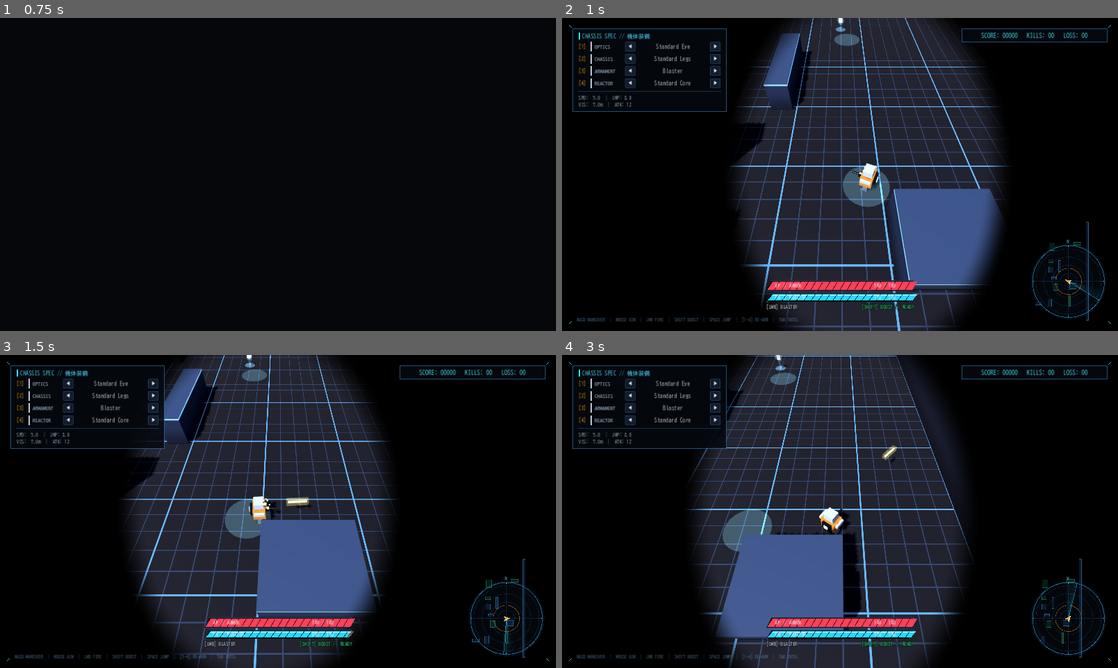
Above: before the commit, frames 1-4 (two rows, left to right).
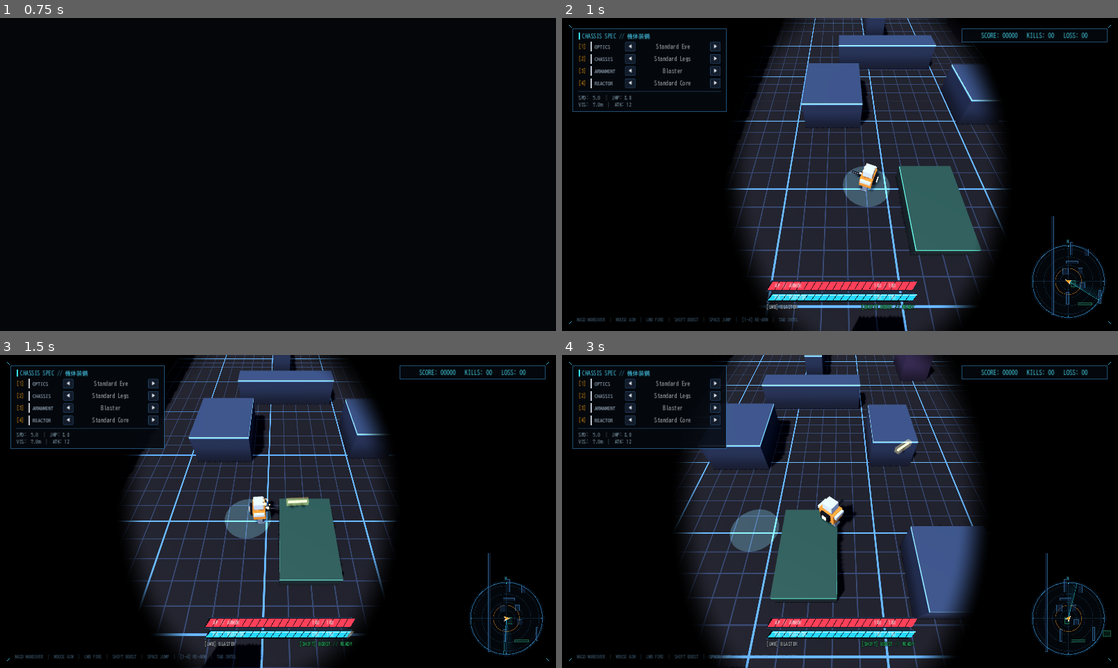
Above: after the commit, the same moments.

Repository: kokonokatoka/cl.k2
Game: Godot game, scene res://scenes/boot.tscn
Two runs of this game, one before a commit and one after it. Both use one fixed random seed, a clock stepped at 60 frames per second and the inputs below.
Inputs (mouse positions are in pixels of both pictures, inside the frame that each line leads up to):
- Up to frame 1 (0.75 s): click "01 // DEPLOY SOLO (出撃)" at 0.5 s
- Up to frame 2 (1 s): no input
- Up to frame 3 (1.5 s): tap Enter (chat) at 1.25 s; move the mouse to (400, 495) at 1.27 s; hold D (move_right) from 1.28 s (still down); hold Enter (chat) from 1.28 s (still down); click (400, 495) at 1.42 s
- Up to frame 4 (3 s): tap Space (jump) at 1.52 s; release D (move_right) at 2 s; release Enter (chat) at 2 s; drag from (728, 527) to (812, 574) at 2.02 s; move the mouse to (895, 442) at 2.77 s; press the mouse at (895, 442) at 2.78 s; hold D (move_right) from 2.78 s (still down)

Frame 1 is identical in both runs. In frame 2, 20% of the frame differs, in the area x 29-97%, y 0-100%; in frame 3, 19%; in frame 4, 24%, in the area x 20-99%, y 0-100%.

Commit message:
Fix UI chatbox anchor positioning, settings key typo in dev console, and web audio autoplay resume

Diff:
--- a/src/core/audio_director.gd
+++ b/src/core/audio_director.gd
@@ -104,6 +104,13 @@
 		_music_player.stop()
 
 
+func _unhandled_input(event: InputEvent) -> void:
+	# WebブラウザのAutoplay規制対策: ユーザーの初操作時に音楽を再開
+	if _enabled and _music_stream != null and _music_player != null and not _music_player.playing:
+		if event is InputEventMouseButton or event is InputEventKey:
+			_music_player.play()
+
+
 func _play(pool: Array[AudioStreamPlayer], sound: StringName, volume_db: float, pitch: float) -> void:
 	for player in pool:
 		if not player.playing:
--- a/src/core/dev.gd
+++ b/src/core/dev.gd
@@ -231,7 +231,7 @@
 		"fps":
 			if args.size() > 0:
 				var on := args[0] == "1" or args[0] == "on" or args[0] == "true"
-				Settings.set_setting("video/show_fps", on)
+				Settings.set_value("video/show_fps", on)
 				_console_output.append_text("FPS display: %s\n" % ("ON" if on else "OFF"))
 		"netsim":
 			if args.is_empty():
--- a/src/ui/chat_box.gd
+++ b/src/ui/chat_box.gd
@@ -19,9 +19,12 @@
 	root.theme = UiTheme.get_theme()
 	add_child(root)
 	var box := VBoxContainer.new()
-	box.set_anchors_and_offsets_preset(Control.PRESET_BOTTOM_LEFT)
-	box.position = Vector2(16, -250)
-	box.custom_minimum_size = Vector2(460, 0)
+	box.set_anchors_preset(Control.PRESET_BOTTOM_LEFT)
+	box.offset_left = 24
+	box.offset_top = -240
+	box.offset_right = 460
+	box.offset_bottom = -50
+	box.custom_minimum_size = Vector2(436, 0)
 	box.mouse_filter = Control.MOUSE_FILTER_IGNORE
 	box.alignment = BoxContainer.ALIGNMENT_END
 	root.add_child(box)
--- a/src/ui/main_menu.gd
+++ b/src/ui/main_menu.gd
@@ -263,8 +263,10 @@
 	btn.add_theme_color_override("font_pressed_color", accent_color)
 	btn.add_theme_font_size_override("font_size", 14)
 
+	btn.mouse_entered.connect(func() -> void:
+		Audio.play_ui(&"ui_hover", -6.0))
 	btn.pressed.connect(func() -> void:
-		Audio.play_ui(&"click")
+		Audio.play_ui(&"ui_click")
 		callback.call())
 	parent.add_child(btn)
 	return btn
